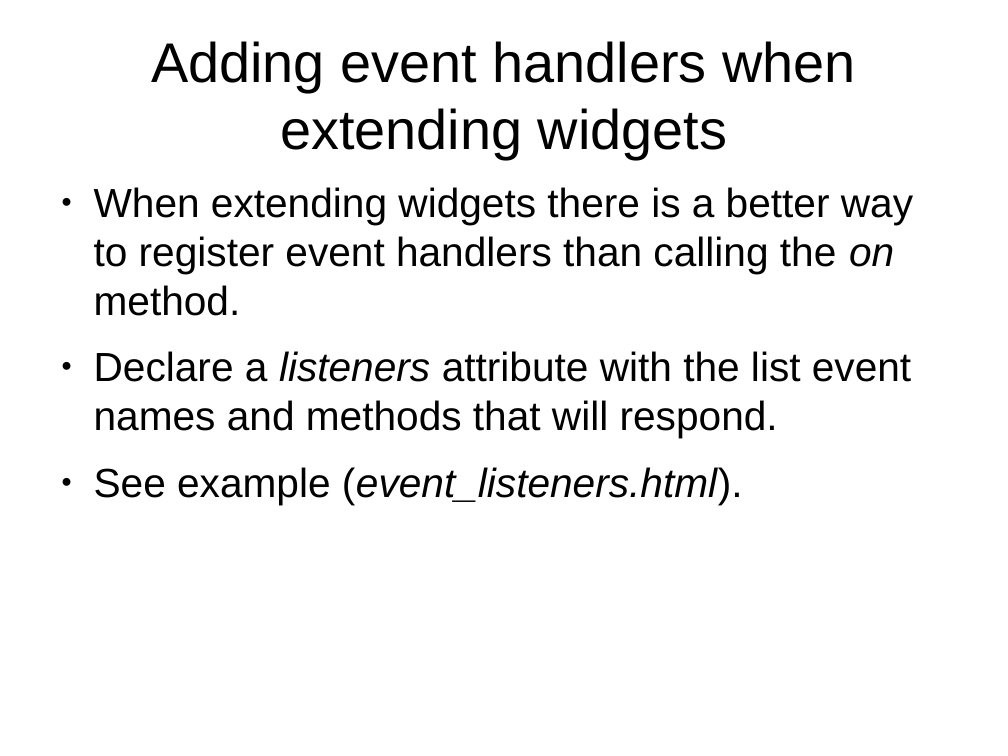
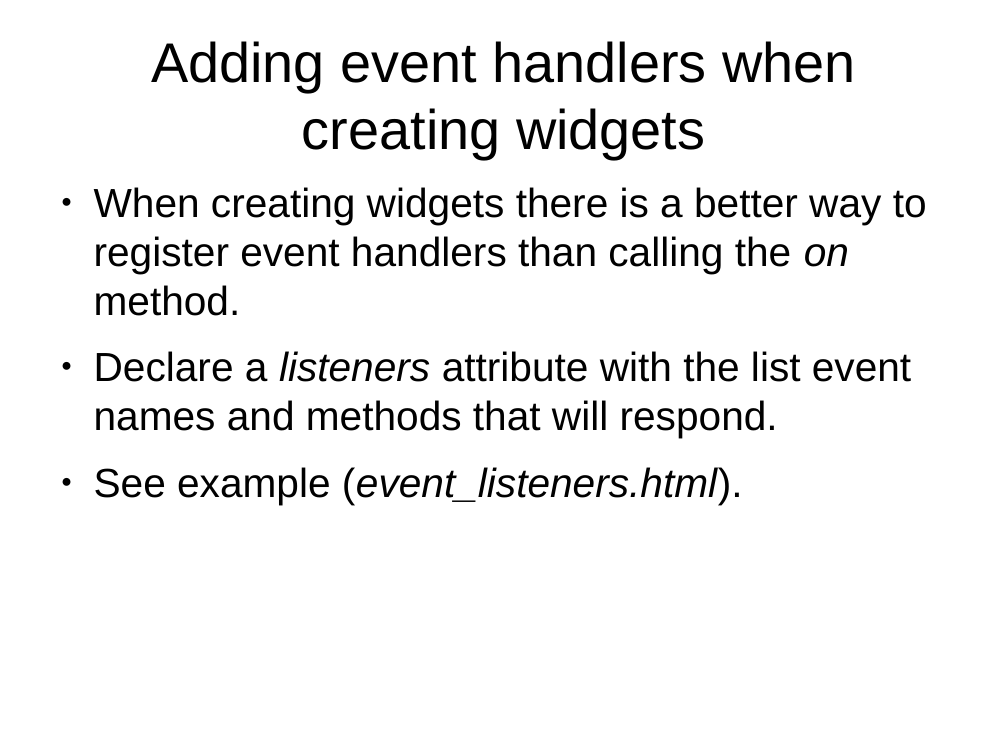
Before and after one commit to veltzer/demos, a slide deck: slide 5 of javascript/extjs/doc/extjs_event_handling.odp. Drawn at 1008x756 pixels with LibreOffice and Linux fonts; fonts in the diff are those of the drawing. Boxes give left, top, right and bottom in pixels: in the first picture for what was removed or moved away, otherwise in the second. Text is boxed around its words. In the diff, an @@ line names an element or a change of style, - is before the commit and + after.

Commit message:
more event handling

```diff
--- a/javascript/extjs/doc/extjs_event_handling.odp
+++ b/javascript/extjs/doc/extjs_event_handling.odp
@@ title at (151,41,856,159): text changed @@
-Adding event handlers when extending widgets
+Adding event handlers when creating widgets
@@ text at (94,187,927,316): text changed @@
-● When extending widgets there is a better way to register event handlers than calling the on method.
+● When creating widgets there is a better way to register event handlers than calling the on method.
```
Also in this commit, not shown: 1 other slide changed, 3 slides added, 3 other files.
